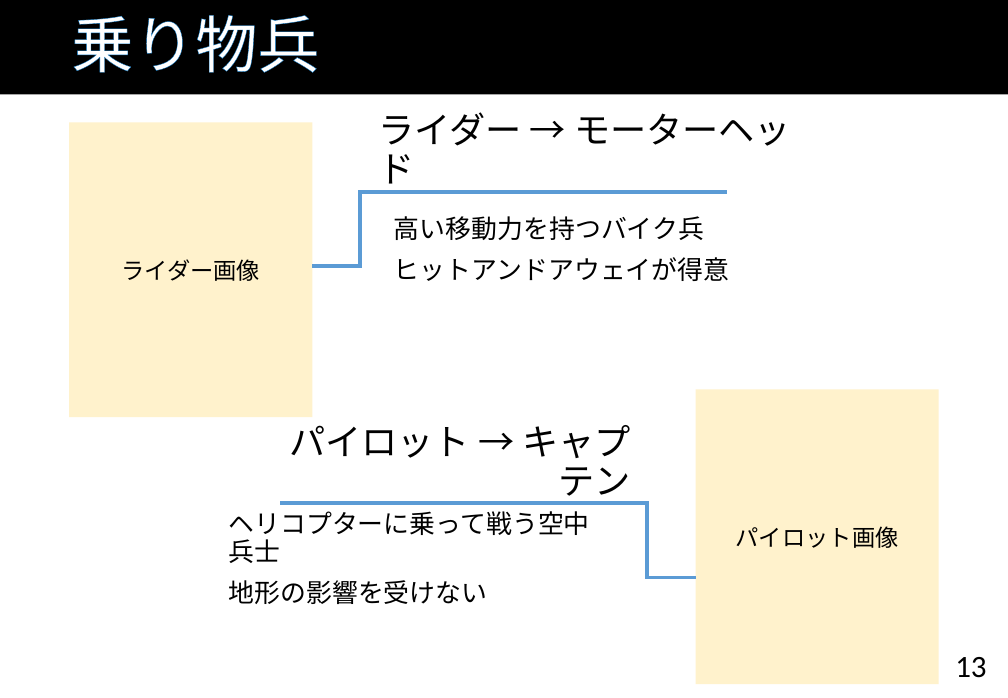
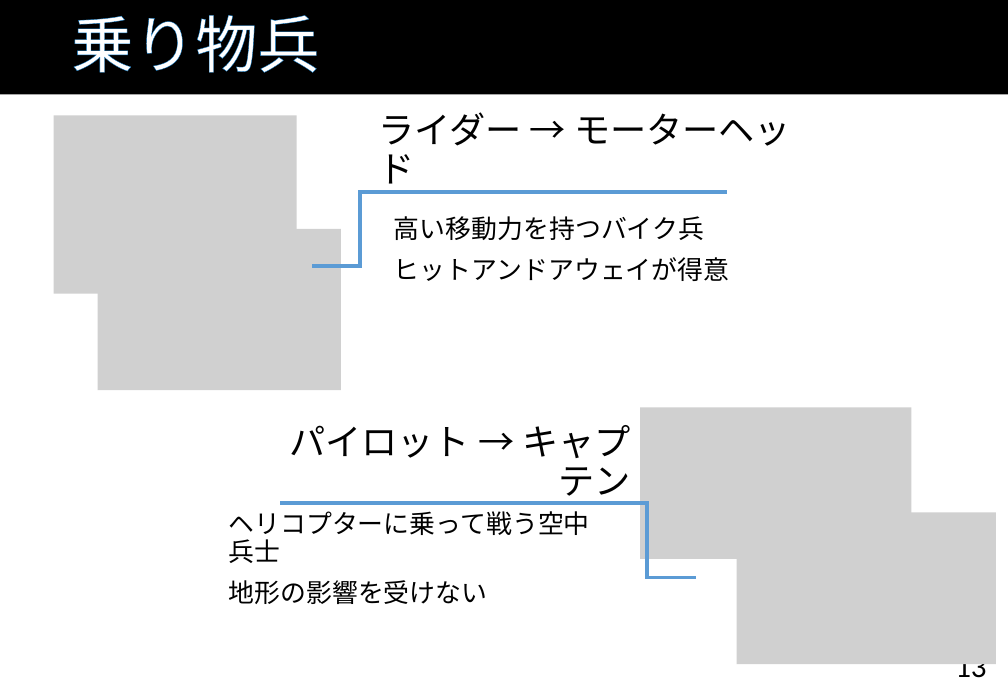
Before and after one commit to TaigaMizunuma/FreewheelExciter, a slide deck: slide 13 of Godlibrary/powerpoint/FE_proposal_ver0.5.pptx. Drawn at 1008x698 pixels with LibreOffice and Linux fonts; fonts in the diff are those of the drawing; grey boxes stand for pictures; background and template pictures are left out. Boxes give left, top, right and bottom in pixels: in the first picture for what was removed or moved away, otherwise in the second. Text is boxed around its words. In the diff, an @@ line names an element or a change of style, - is before the commit and + after.

```diff
--- a/Godlibrary/powerpoint/FE_proposal_ver0.5.pptx
+++ b/Godlibrary/powerpoint/FE_proposal_ver0.5.pptx
@@ picture added at [54,115,297,293] @@
@@ rectangle removed at [69,122,312,417] @@
-ライダー画像
@@ picture added at [98,229,341,390] @@
@@ rectangle removed at [696,389,939,684] @@
-パイロット画像
@@ picture added at [640,408,912,559] @@
@@ picture added at [737,513,997,665] @@
```
Also in this commit, not shown: 14 other slides changed, 1 slide added, 5 other files.
